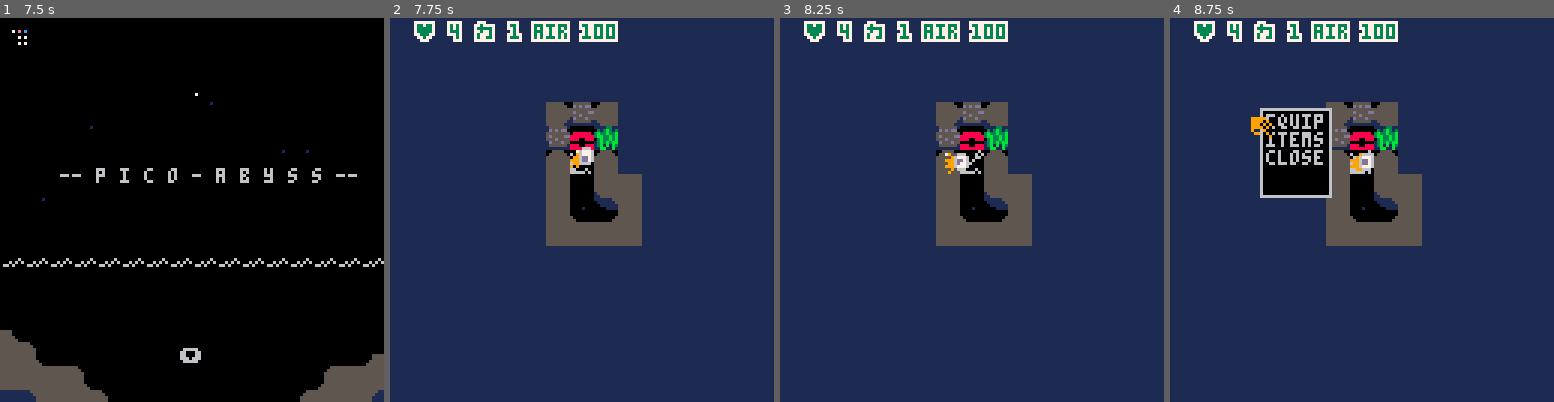
Above: before the commit, frames 1-4 (left to right).
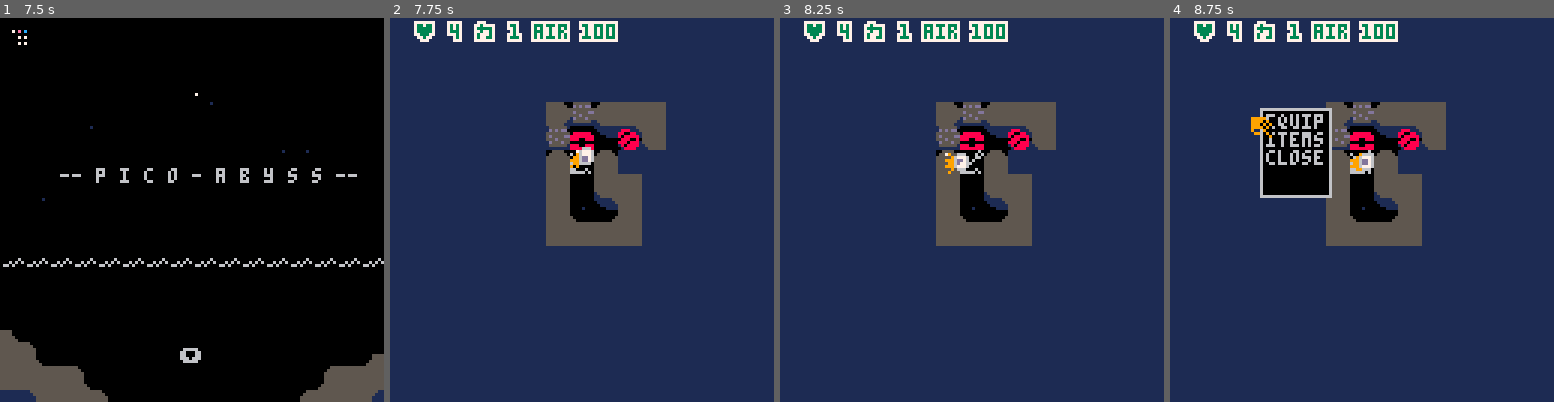
Above: after the commit, the same moments.

Repository: chebastian/picoabyss
Game: PICO-8 cartridge rouge.p8
The game is run twice, just before and just after one commit, with the same random seed, the same clock (stepped at 60 frames per second) and the same inputs.
Inputs:
- Up to frame 1 (7.5 s): tap X (X key) at 0.33, 1.07, 1.85, 2.97, 4.08, 5.2, 6.32, 7.43 s; tap O (Z key) at 0.7, 1.7, 2.1, 2.5, 2.9, 3.3, 3.7, 4.1, 4.5, 4.9, 5.3, 5.7, 6.1, 6.5, 6.9, 7.3 s; hold Right 1.6-2.1 s; hold Up 2.15-2.42 s; hold Right 2.47-3.03 s; hold Left 3.08-3.58 s; hold Down 3.63-3.97 s; hold Right 4.02-4.68 s; hold Up 4.73-5.03 s; hold Left 5.08-5.68 s; hold Down 5.73-6.03 s; hold Right 6.08-6.58 s; hold Right 6.63-7.13 s; hold Up 7.18-7.45 s
- Up to frame 2 (7.75 s): hold Right from 7.5 s (still down); tap O (Z key) at 7.7 s
- Up to frame 3 (8.25 s): release Right at 8.07 s; tap O (Z key) at 8.1 s; hold Left from 8.12 s (still down)
- Up to frame 4 (8.75 s): tap O (Z key) at 8.5 s; tap X (X key) at 8.55 s; release Left at 8.62 s; hold Down from 8.67 s (still down)

Frame 1 is identical in both runs. In frame 2, 1.8% of the frame differs, in the area x 53-72%, y 21-35%; in frame 3, 1.8%; in frame 4, 1.8%.

Commit message:
tokens, replace mob generation with array lookup

Diff:
--- a/game.lua
+++ b/game.lua
@@ -52,17 +52,6 @@
 	_fmobs[_mobdoor] = on_open
 	_fmobs[_mobchest] = on_open
 	_fmobs[_mobanchor] = on_open
-	-- mob gen
-	_gensqid =
-	{
-	id = _mobsqid,
-	r = 35
-	}
-	_gensnek =
-	{
-		id = _mobsnek,
-		r = 45
-	}
 
 	--
 	-- trap init
--- a/gen.lua
+++ b/gen.lua
@@ -592,17 +592,11 @@
 
 function gen_mobs(x, y, sig, r)
   local po = p(x,y)
-  if r <= _gensqid.r then
-    local type = rnd(1000)
-    if type < 300 then
-      add_mob(_mobsqid, po)
-    else
-      add_mob(_mobmine, po)
-    end
+  local types = csv_to_arr("1,1,1,2,2,2,2,2,2,3")
+  local tmap = {_mobsqid, _mobmine, _mobsnek}
+  if r <= 45 then
+    add_mob(tmap[arr_choose(types)], po)
     return true
-  elseif r <= _gensnek.r then
-    add_mob(_gensnek.id, po)
-    return true
   end
 
   return true
